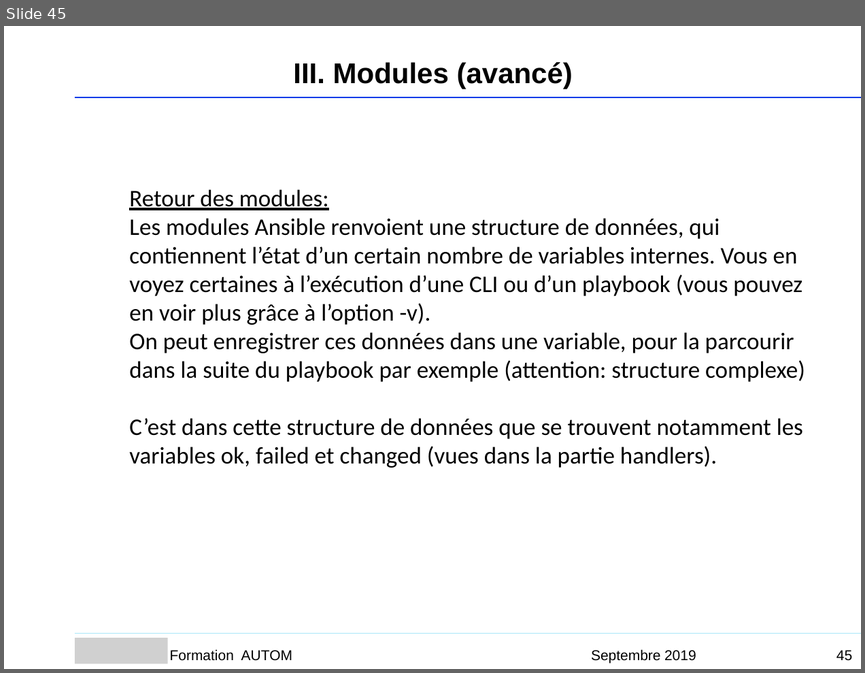
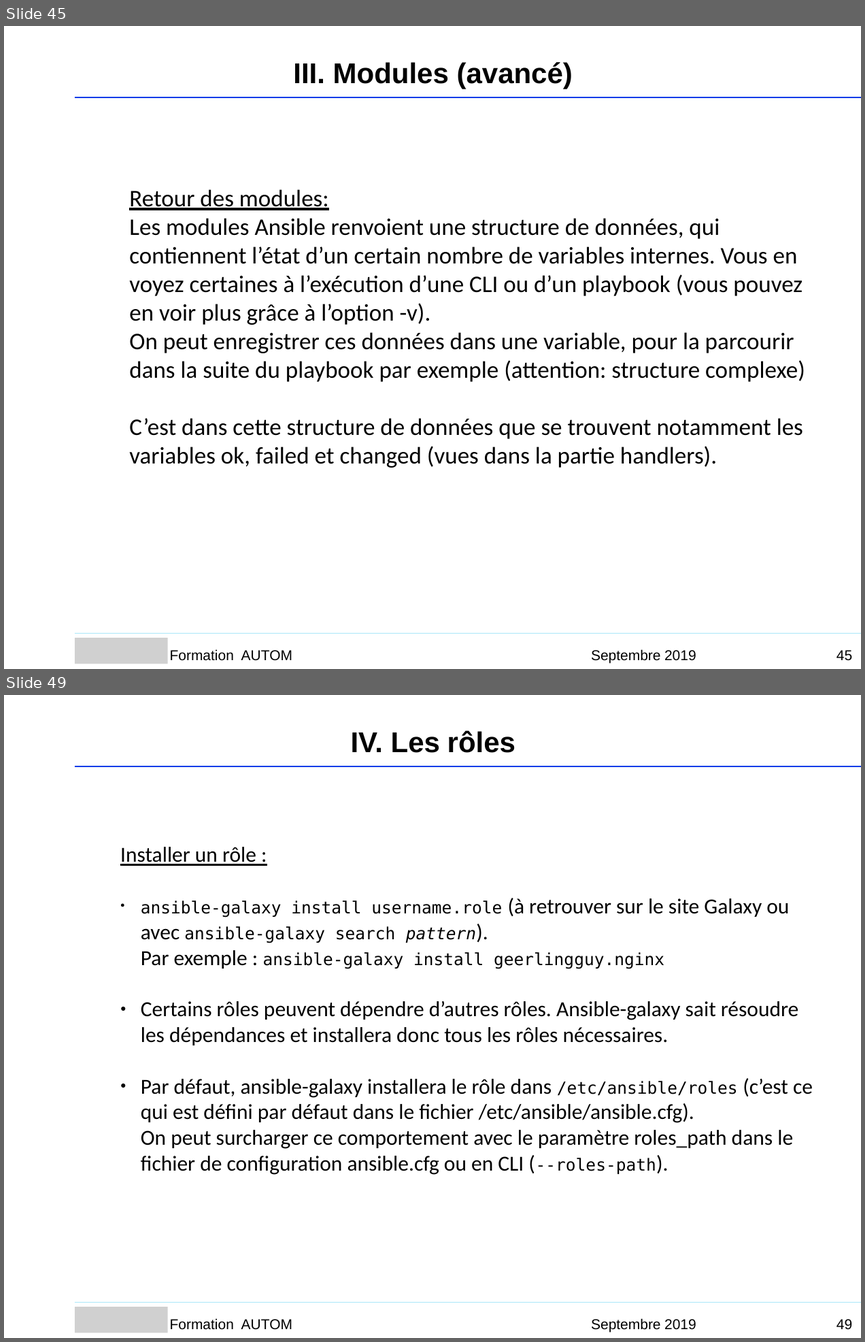
Before and after one commit to Sputnik93/cours_ansible, a slide deck: Ansible_support_cours_AGO.ppt. Shown one above the other, each under a label of ours: slide 45 before the commit, slides 45 and 49 after it; the slides between them are not shown. The pictures are 865x673 and 865x1342 pixels, drawn with LibreOffice and Linux fonts; fonts in the diff are those of the drawing; grey boxes stand for pictures; background and template pictures are left out. Boxes give left, top, right and bottom in pixels: in the first picture for what was removed or moved away, otherwise in the second. Text is boxed around its words. In the diff, an @@ line names an element or a change of style, - is before the commit and + after.

```diff
--- a/Ansible_support_cours_AGO.ppt
+++ b/Ansible_support_cours_AGO.ppt
@@ slide 49 added at [4, 695, 861, 1338], background #FFFFFF @@
@@ text added at [351, 730, 515, 753], 24 pt, text #000000, bold @@
+IV. Les rôles
@@ freeform shape added at [75, 766, 861, 766], outline #053CE8 0.99 pt @@
@@ text added at [120, 847, 813, 1174], 18 pt, text #000000 @@
+Installer un rôle :
+● ansible-galaxy install username.role (à retrouver sur le site Galaxy ou avec ansible-galaxy search pattern).
+  Par exemple : ansible-galaxy install geerlingguy.nginx
+● Certains rôles peuvent dépendre d’autres rôles. Ansible-galaxy sait résoudre les dépendances et installera donc tous les rôles nécessaires.
+● Par défaut, ansible-galaxy installera le rôle dans /etc/ansible/roles (c’est ce qui est défini par défaut dans le fichier /etc/ansible/ansible.cfg).
+  On peut surcharger ce comportement avec le paramètre roles_path dans le fichier de configuration ansible.cfg ou en CLI (--roles-path).
@@ freeform shape added at [75, 1302, 861, 1302], outline #AAE7F9 0.99 pt @@
@@ picture added at [75, 1307, 169, 1334] @@
@@ text added at [170, 1318, 292, 1329], 12 pt, text #000000 @@
+Formation AUTOM
@@ text added at [591, 1318, 696, 1331], 12 pt, text #000000 @@
+Septembre 2019
@@ page number added at [836, 1319, 852, 1329], 12 pt, text #000000 @@
+49
```
Also in this commit, not shown: 14 slides changed, 4 other slides added, 15 slides removed.
